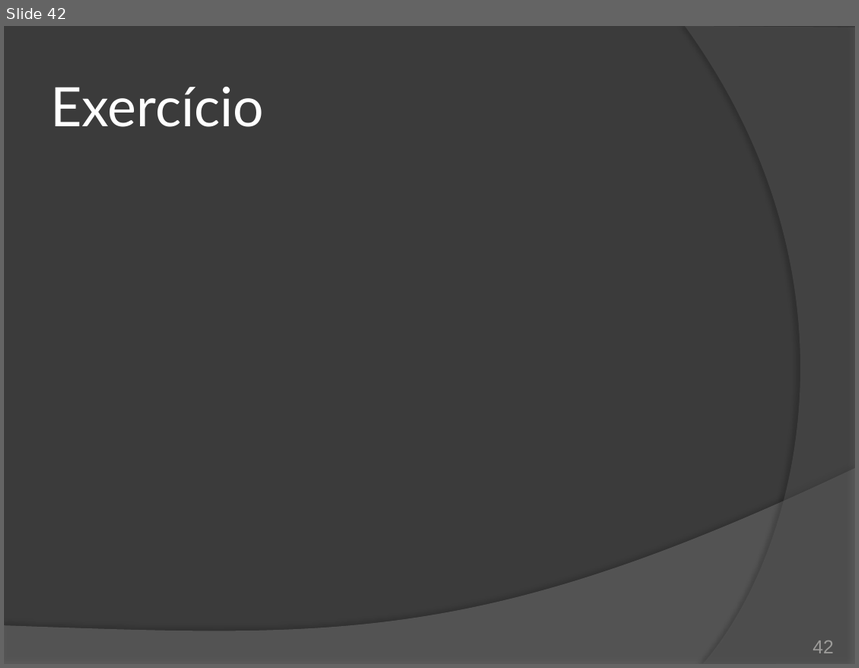
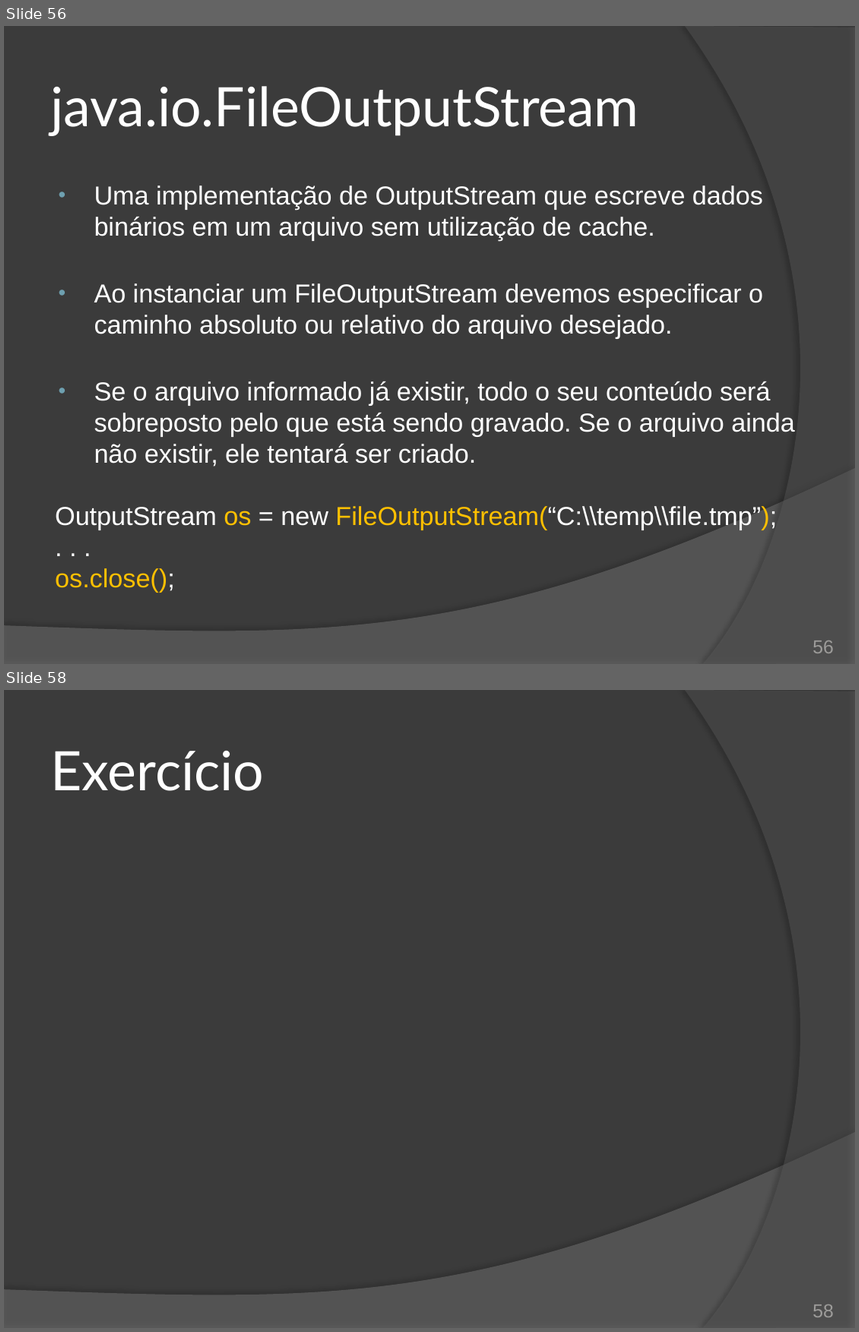
Before and after one commit to duchesqui/slzvieira-training, a slide deck: 2-Java-Programmer-Modulo-II/16.Capitulo10.pptx. Shown one above the other, each under a label of ours: slide 42 before the commit, slides 56 and 58 after it; the slides between them are not shown. The pictures are 859x668 and 859x1332 pixels, drawn with LibreOffice and Linux fonts; fonts in the diff are those of the drawing. Boxes give left, top, right and bottom in pixels: in the first picture for what was removed or moved away, otherwise in the second. Text is boxed around its words. In the diff, an @@ line names an element or a change of style, - is before the commit and + after.

Commit message:
Capítulo 10 - Java IO: InputStream e OutputStream.

```diff
--- a/2-Java-Programmer-Modulo-II/16.Capitulo10.pptx
+++ b/2-Java-Programmer-Modulo-II/16.Capitulo10.pptx
@@ slide 56 added at (4, 26, 855, 664), background #3B3B3B; not listed: 2 template elements that a slide beside it also shows @@
@@ title added at (51, 86, 639, 136), 46 pt, text #FFFFFF @@
+java.io.FileOutputStream
@@ text added at (55, 186, 795, 593), 22 pt, text #FFFFFF @@
+• Uma implementação de OutputStream que escreve dados binários em um arquivo sem utilização de cache.
+• Ao instanciar um FileOutputStream devemos especificar o caminho absoluto ou relativo do arquivo desejado.
+• Se o arquivo informado já existir, todo o seu conteúdo será sobreposto pelo que está sendo gravado. Se o arquivo ainda não existir, ele tentará ser criado.
+OutputStream os = new FileOutputStream(“C:\\temp\\file.tmp”);
+. . .
+os.close();
@@ page number added at (813, 641, 834, 654), 16 pt, text #9D9B9A @@
+56
@@ what was slide 42 is now slide 58 @@
@@ page number at (813, 1305, 834, 1318): text changed @@
-42
+58
```
Also in this commit, not shown: 2 slides changed, 23 other slides added, 5 slides removed, 1 other file.
